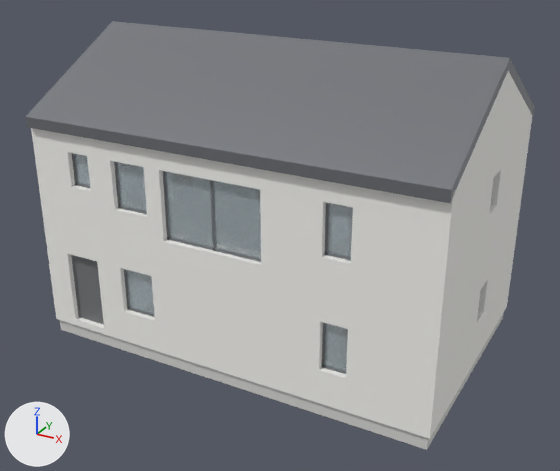
Renders of the glTF model models/steel_50ds.glb from each side of a commit.
Before and after are seen from a 50 mm lens placed at (10.19, -18.85, 12.27), pointed at (0.11, -0.53, 3.11). Lighting does not change. The marker at lower left points along +X, +Y and +Z. The older version comes first. Vertices at exactly the same position are counted once.

Objects in the first picture: 'Door', 'Foundation', 'Roof', 'Wall', 'Window', 'Window_frame'.
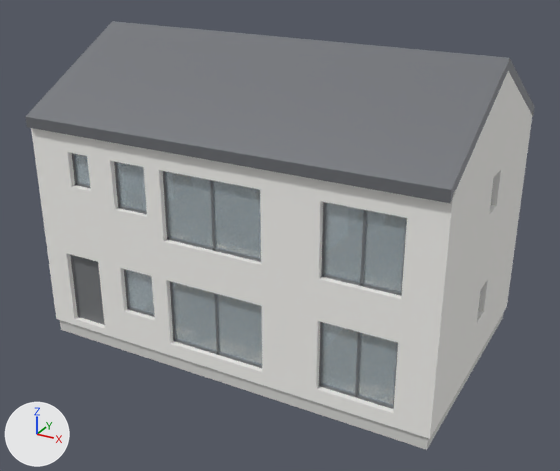
Changed parts and their boxes [x1, y1, x2, y2] in the pictures (560 x 471 px; the box of a moved part takes in the faces that stretch with it):
part 1 of me_wall, moved or reshaped
    both: [64, 199, 410, 415]
part 2 of me_window_frame, moved or reshaped (mostly hidden)
    before: [71, 255, 81, 318]
    after: [70, 254, 80, 317]
part 3 of me_window_frame, added
    after: [170, 281, 262, 368]
part 4 of me_window_frame, added
    after: [214, 293, 220, 355]
part 5 of me_window_frame, added
    after: [355, 332, 361, 398]
part 6 of me_window_frame, added
    after: [360, 210, 367, 286]
part 7 of me_window_frame, moved or reshaped
    before: [322, 203, 353, 374]
    after: [319, 202, 407, 409]
part 8 of me_window, added
    after: [173, 282, 262, 365]
part 9 of me_window, added
    after: [322, 323, 397, 406]
part 10 of me_window, added
    after: [325, 203, 406, 292]

The edits, one by one:
me_wall is used by ob_wall; location (0.0, 0.0, 0.0).
me_wall had 192 vertices, 456 faces and spanned x -6.01..6.01, y -3.77..3.77, z 0.24..8.44.
me_wall now has 200 vertices, 476 faces and spans x -6.01..6.01, y -3.77..3.77, z 0.24..8.44.
me_wall part 1: 14 vertices moved from x -5.22..3.76, y -3.77..-3.43, z 0.45..5.81 to x -5.25..5.05, y -3.77..-3.43, z 0.45..5.81; 10 vertices removed from x -4.09..3.76, y -3.77..-3.43, z 0.45..4.41; 18 vertices added at x -4.05..5.05, y -3.77..-3.43, z 0.45..3.81.
Other edits to the shape of me_wall do not show in these pictures.
me_window_frame is used by ob_window_frame; location (0.0, 0.0, 0.0).
me_window_frame had 480 vertices, 948 faces and spanned x -5.86..5.86, y -3.62..3.62, z 0.45..5.81.
me_window_frame now has 536 vertices, 1044 faces and spans x -5.86..5.86, y -3.62..3.62, z 0.45..5.81.
me_window_frame part 2: the loose piece of 20 vertices spanning x -5.22..-4.09, y -3.62..-3.54, z 0.45..2.65 is scaled about its middle by (1.06, 1, 1).
me_window_frame part 3: the loose piece of 24 vertices spanning x -1.65..1.35, y -3.62..-3.54, z 3.81..5.81 is copied, and the copy is moved by (0.0, 0.0, -3.16); it spans x -1.65..1.35, y -3.62..-3.54, z 0.65..2.65.
me_window_frame part 4: a new loose piece, a box spanning x -0.185..-0.115, y -3.615..-3.535, z 0.65..2.65, in mat_window_frame (grey #7c7e81).
me_window_frame part 5: a new loose piece, a box spanning x 3.965..4.035, y -3.615..-3.535, z 0.65..2.65, in mat_window_frame (grey #7c7e81).
me_window_frame part 6: a new loose piece, a box spanning x 3.965..4.035, y -3.615..-3.535, z 3.81..5.81, in mat_window_frame (grey #7c7e81).
me_window_frame part 7: 16 vertices moved from x 3.02..3.76, y -3.62..-3.54, z 1.25..5.81 to x 2.95..5.05, y -3.62..-3.54, z 0.65..5.81; 28 vertices removed from x 3.02..3.76, y -3.62..-3.54, z 1.25..5.81; 28 vertices added at x 2.95..5.05, y -3.62..-3.54, z 0.65..5.81.
Other edits to the shape of me_window_frame do not show in these pictures.
me_window is used by ob_window; location (0.0, 0.0, 0.0).
me_window had 144 vertices, 216 faces and spanned x -5.83..5.83, y -3.58..3.58, z 1.32..5.74.
me_window now has 152 vertices, 228 faces and spans x -5.83..5.83, y -3.58..3.58, z 0.72..5.74.
me_window part 8: a new loose piece, a box spanning x -1.58..1.28, y -3.579..-3.571, z 0.72..2.58, in mat_window (pale blue #cee2ec).
me_window part 9: a new loose piece, a box spanning x 3.02..4.98, y -3.579..-3.571, z 0.72..2.58, in mat_window (pale blue #cee2ec).
me_window part 10: a new loose piece, a box spanning x 3.02..4.98, y -3.579..-3.571, z 3.88..5.74, in mat_window (pale blue #cee2ec).
Other edits to the shape of me_window do not show in these pictures.
